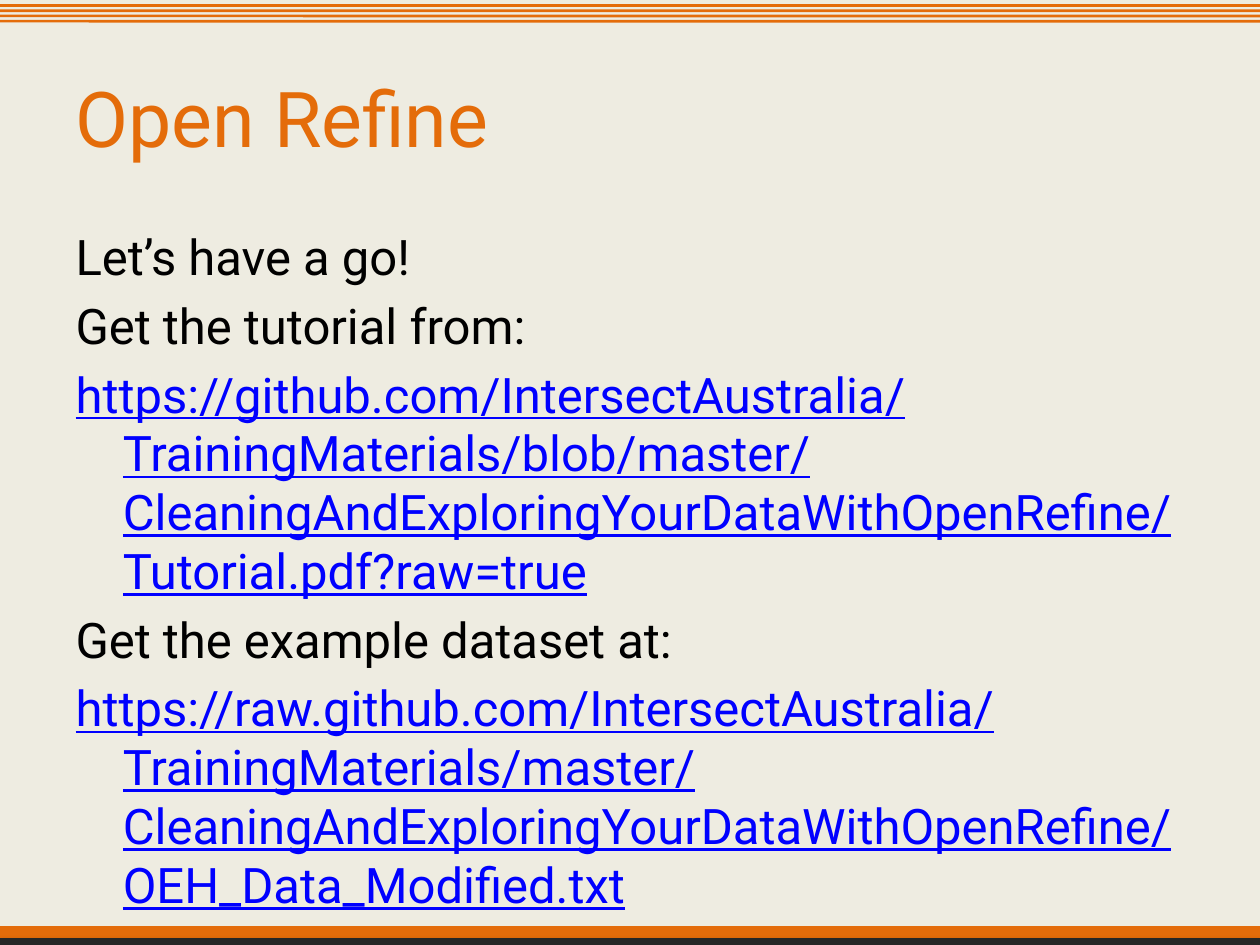
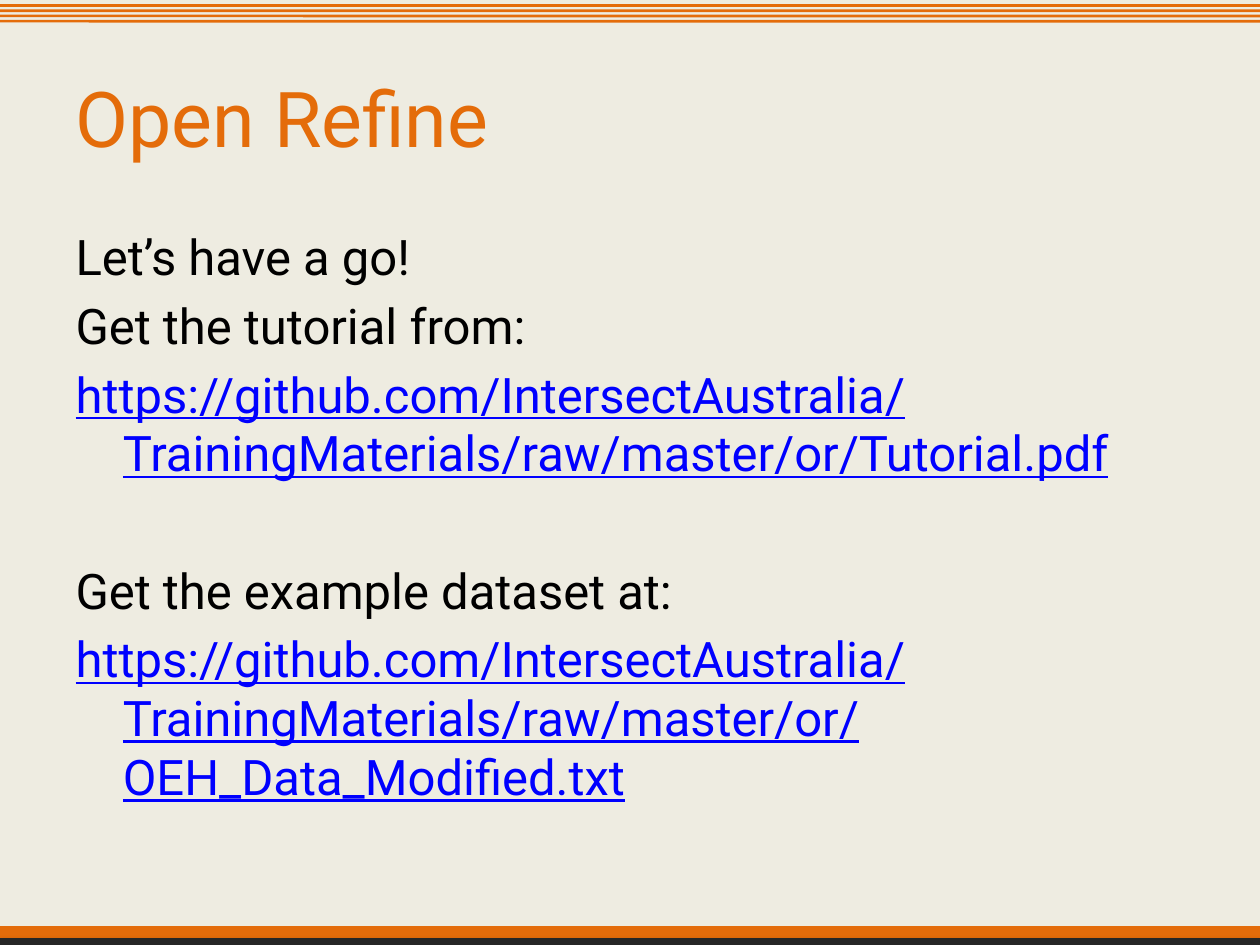
Before and after one commit to IntersectAustralia/TrainingMaterials, a slide deck: slide 8 of or/Slides.pptx. Drawn at 1260x945 pixels with LibreOffice and Linux fonts; fonts in the diff are those of the drawing; background and template pictures are left out. Boxes give left, top, right and bottom in pixels: in the first picture for what was removed or moved away, otherwise in the second. Text is boxed around its words. In the diff, an @@ line names an element or a change of style, - is before the commit and + after.

Commit message:
Updated tutorial to v2.3. Also updated slide deck

```diff
--- a/or/Slides.pptx
+++ b/or/Slides.pptx
@@ text at box(76, 376, 1109, 482): text changed @@
-https://github.com/IntersectAustralia/TrainingMaterials/blob/master/CleaningAndExploringYourDataWithOpenRefine/Tutorial.pdf?raw=true
+https://github.com/IntersectAustralia/TrainingMaterials/raw/master/or/Tutorial.pdf
@@ text at box(76, 640, 905, 802): text changed @@
-https://raw.github.com/IntersectAustralia/TrainingMaterials/master/CleaningAndExploringYourDataWithOpenRefine/OEH_Data_Modified.txt
+https://github.com/IntersectAustralia/TrainingMaterials/raw/master/or/OEH_Data_Modified.txt
```
Also in this commit, not shown: 2 other slides changed, 4 other files.
